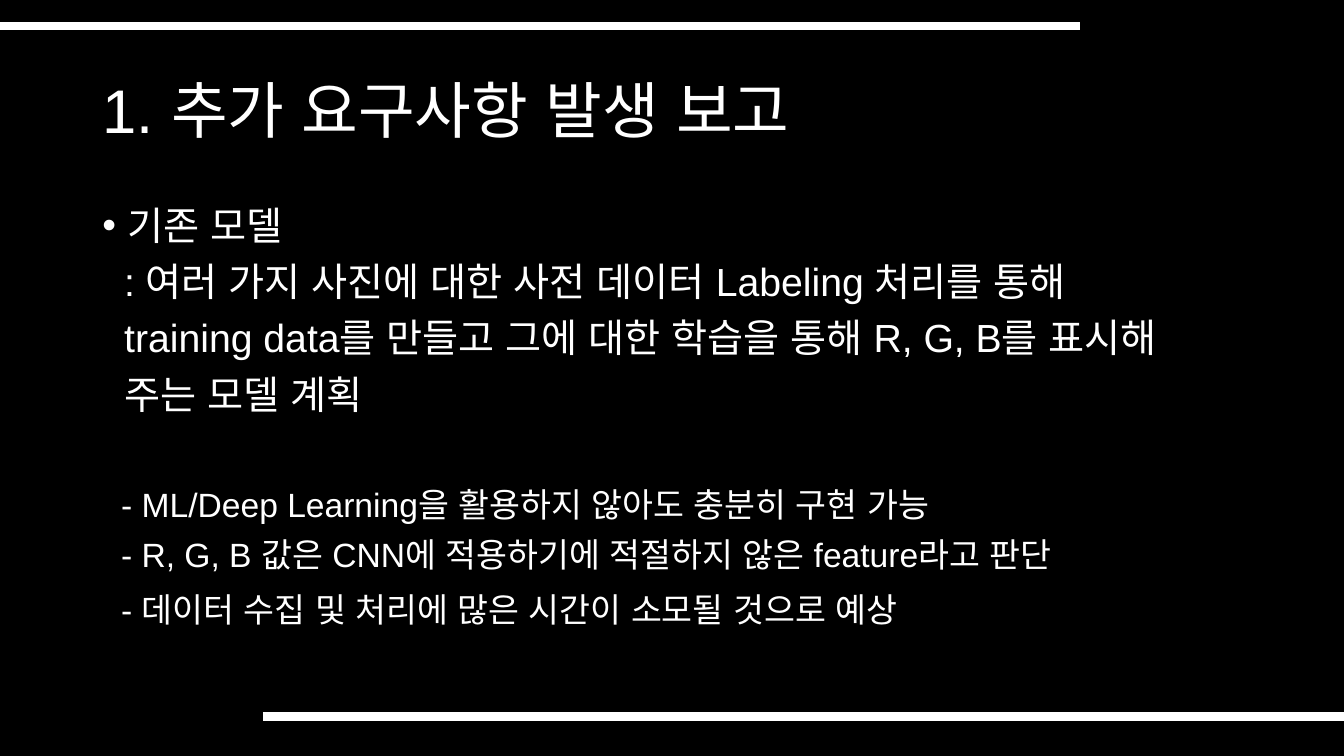
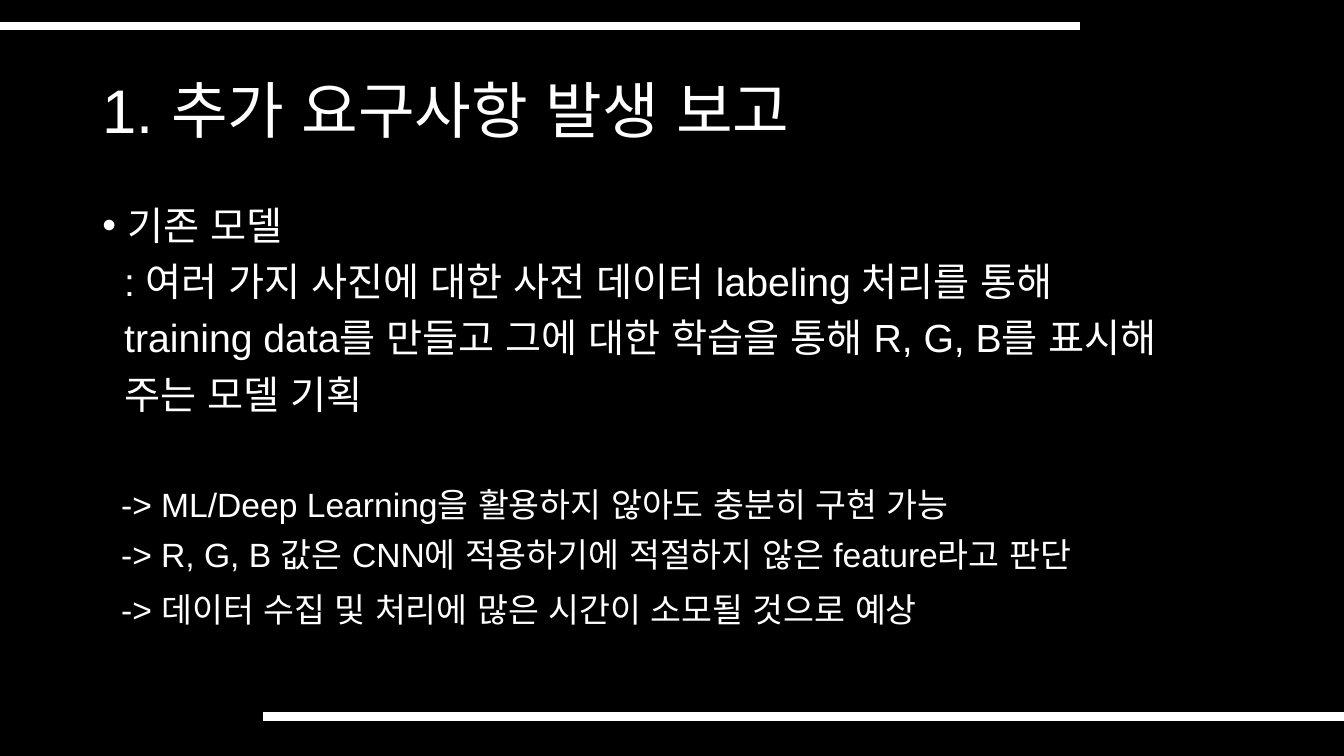
Before and after one commit to SeungHwanK/Team-K_5, a slide deck: slide 4 of 2. 김종욱 교수님 미팅 준비 자료/Subjects.pptx. Drawn at 1344x756 pixels with LibreOffice and Linux fonts; fonts in the diff are those of the drawing. Boxes give left, top, right and bottom in pixels: in the first picture for what was removed or moved away, otherwise in the second. Text is boxed around its words. In the diff, an @@ line names an element or a change of style, - is before the commit and + after.

Commit message:
[#0002-3] 김종욱 교수님 미팅 자료 작성
[2번 과제]
ppt v.1.0.0 업로드
변경사항
- 2번 항목 내용 보강
- 4번 항목 내용 추가

```diff
--- a/2. 김종욱 교수님 미팅 준비 자료/Subjects.pptx
+++ b/2. 김종욱 교수님 미팅 준비 자료/Subjects.pptx
@@ text at bbox=[146, 263, 1053, 304]: text changed @@
-: 여러 가지 사진에 대한 사전 데이터 Labeling 처리를 통해
+: 여러 가지 사진에 대한 사전 데이터 labeling 처리를 통해
@@ text at bbox=[124, 376, 1071, 625]: text changed @@
-주는 모델 계획
-- ML/Deep Learning을 활용하지 않아도 충분히 구현 가능
-- R, G, B 값은 CNN에 적용하기에 적절하지 않은 feature라고 판단
-- 데이터 수집 및 처리에 많은 시간이 소모될 것으로 예상
+주는 모델 기획
+-> ML/Deep Learning을 활용하지 않아도 충분히 구현 가능
+-> R, G, B 값은 CNN에 적용하기에 적절하지 않은 feature라고 판단
+-> 데이터 수집 및 처리에 많은 시간이 소모될 것으로 예상
```
Also in this commit, not shown: 8 other slides changed, 3 slides added, 1 slide removed.
